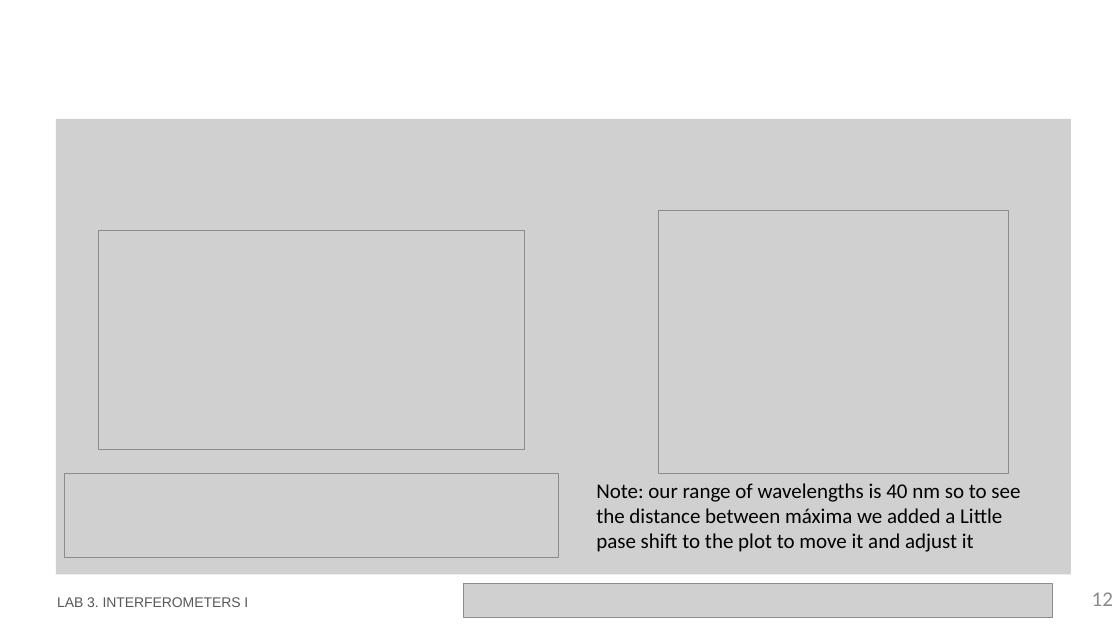
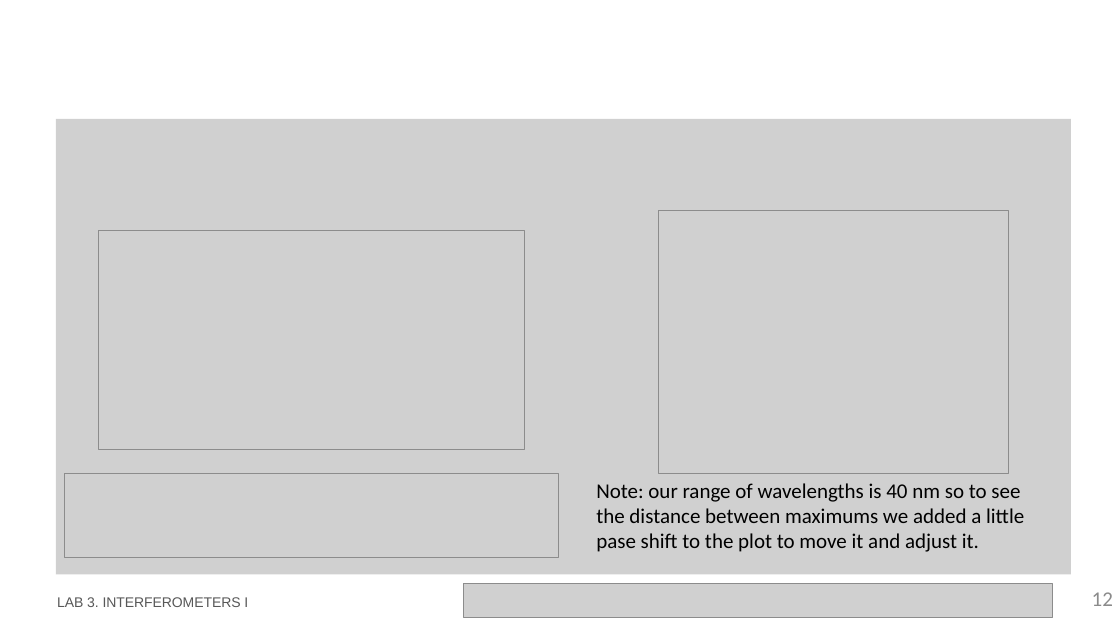
Before and after one commit to DBAEASE/pic-upv-lab3, a slide deck: slide 12 of LabBook_3.pptx. Drawn at 1120x630 pixels with LibreOffice and Linux fonts; fonts in the diff are those of the drawing; grey boxes stand for pictures; background and template pictures are left out. Boxes give left, top, right and bottom in pixels: in the first picture for what was removed or moved away, otherwise in the second. Text is boxed around its words. In the diff, an @@ line names an element or a change of style, - is before the commit and + after.

```diff
--- a/LabBook_3.pptx
+++ b/LabBook_3.pptx
@@ text at (596, 483, 1024, 552): text changed @@
-Note: our range of wavelengths is 40 nm so to see the distance between máxima we added a Little pase shift to the plot to move it and adjust it
+Note: our range of wavelengths is 40 nm so to see the distance between maximums we added a little pase shift to the plot to move it and adjust it.
```
Also in this commit, not shown: 12 other slides changed, 1 slide added, 1 other file.
